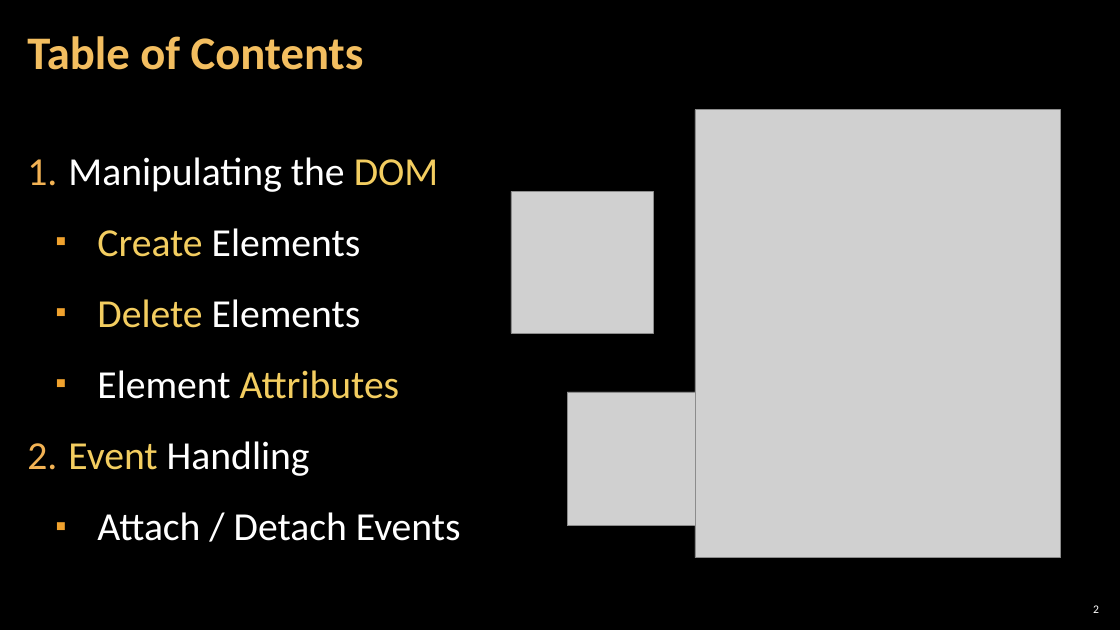
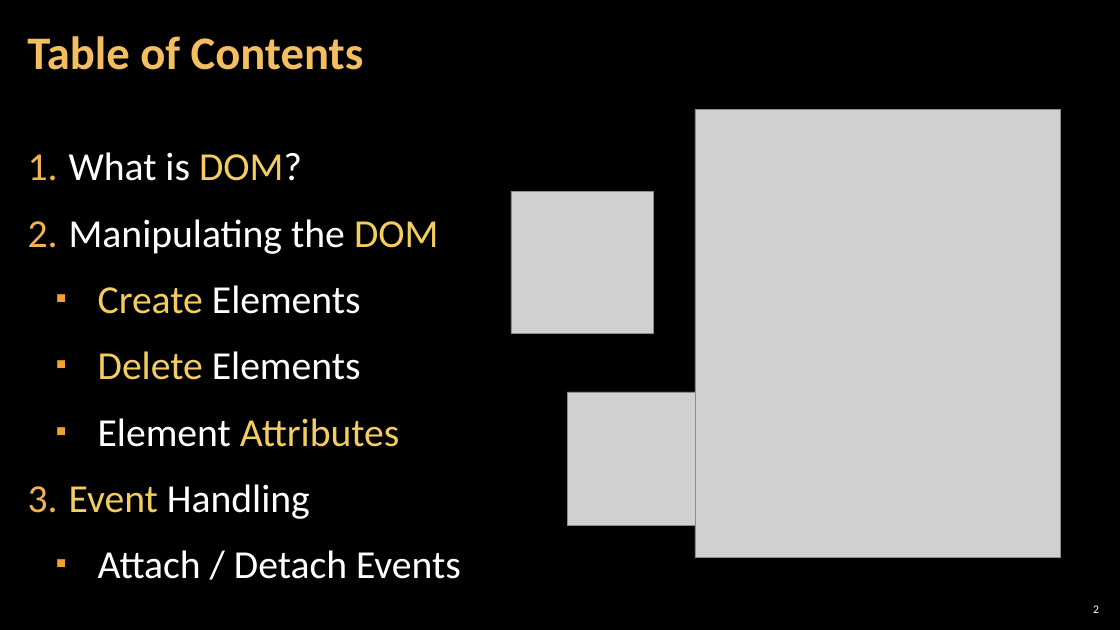
Before and after one commit to antoniaat/Front-End-Development, a slide deck: slide 2 of JavaScript_For_FrontEnd/02. JavaScript-for-Front-End-Introduction-to-DOM-and-Events/02. JavaScript-for-Front-End-Introduction-to-DOM-and-Events.pptx. Drawn at 1120x630 pixels with LibreOffice and Linux fonts; fonts in the diff are those of the drawing; grey boxes stand for pictures; background and template pictures are left out. Boxes give left, top, right and bottom in pixels: in the first picture for what was removed or moved away, otherwise in the second. Text is boxed around its words. In the diff, an @@ line names an element or a change of style, - is before the commit and + after.

```diff
--- a/JavaScript_For_FrontEnd/02. JavaScript-for-Front-End-Introduction-to-DOM-and-Events/02. JavaScript-for-Front-End-Introduction-to-DOM-and-Events.pptx
+++ b/JavaScript_For_FrontEnd/02. JavaScript-for-Front-End-Introduction-to-DOM-and-Events/02. JavaScript-for-Front-End-Introduction-to-DOM-and-Events.pptx
@@ text at (69, 152, 302, 181): paragraph added @@
+1. What is DOM?
@@ text at (69, 219, 461, 579): line spacing 1.2 to 1.1 @@
```
Also in this commit, not shown: 2 other slides changed, 9 slides added, 1 slide removed, 12 other files.
